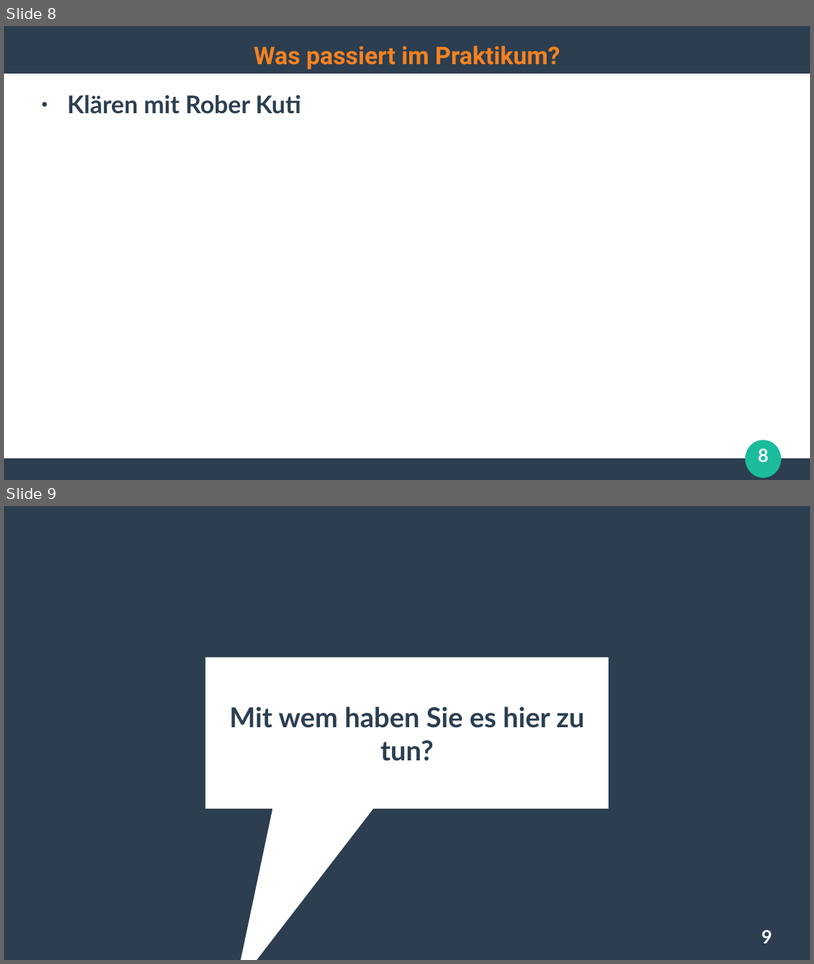
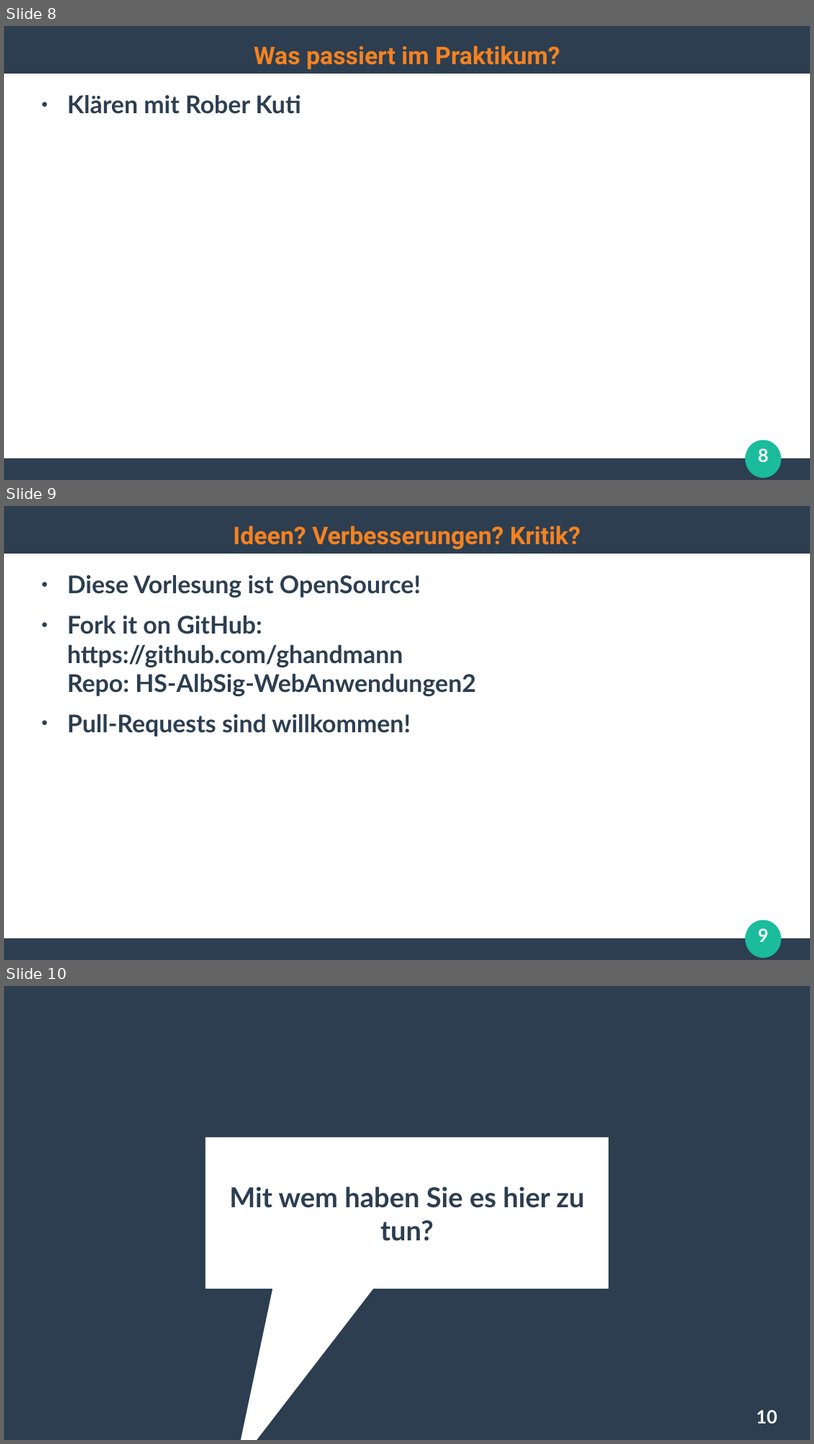
Before and after one commit to ghandmann/HS-AlbSig-WebAnwendungen2, a slide deck: Kapitel/00_Begruessung.odp. Shown one above the other, each under a label of ours: slides 8 and 9 before the commit, slides 8, 9 and 10 after it. The pictures are 814x964 and 814x1444 pixels, drawn with LibreOffice and Linux fonts; fonts in the diff are those of the drawing. Boxes give left, top, right and bottom in pixels: in the first picture for what was removed or moved away, otherwise in the second. Text is boxed around its words. In the diff, an @@ line names an element or a change of style, - is before the commit and + after.

Commit message:
Mention the github repo

```diff
--- a/Kapitel/00_Begruessung.odp
+++ b/Kapitel/00_Begruessung.odp
@@ slide 9 added at [4, 506, 810, 960], background #FFFFFF; not listed: 3 template elements that a slide beside it also shows @@
@@ title added at [233, 525, 581, 549], 24 pt, text #F58220, bold @@
+Ideen? Verbesserungen? Kritik?
@@ text added at [67, 575, 476, 736], 24 pt, text #2C3E50, bold @@
+● Diese Vorlesung ist OpenSource!
+● Fork it on GitHub:
+  https://github.com/ghandmann
+  Repo: HS-AlbSig-WebAnwendungen2
+● Pull-Requests sind willkommen!
@@ page number added at [759, 928, 769, 942], 18 pt, text #FFFFFF, bold @@
+9
@@ what was slide 9 is now slide 10 @@
@@ page number at [756, 1409, 777, 1423]: text changed @@
-9
+10
```
